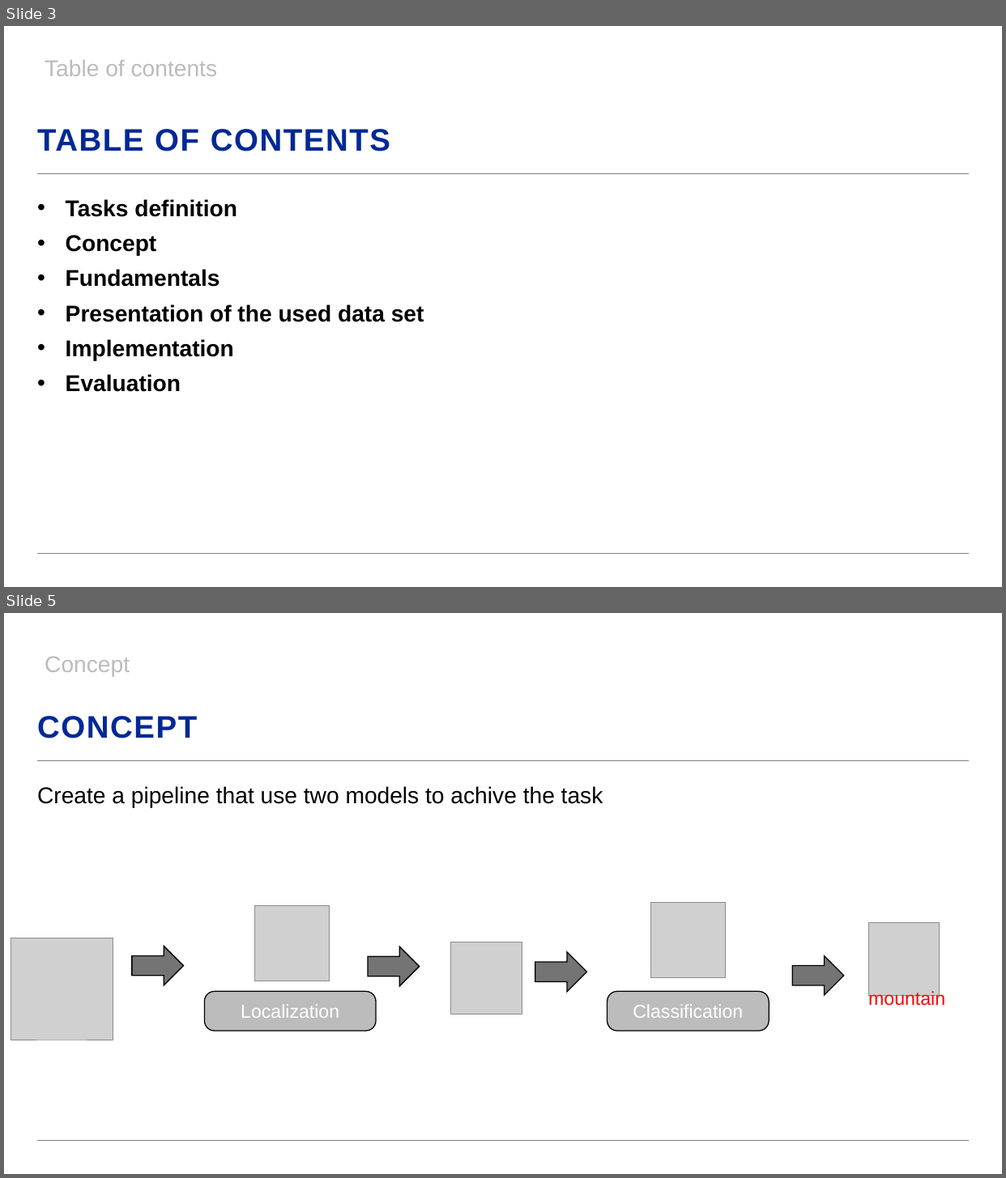
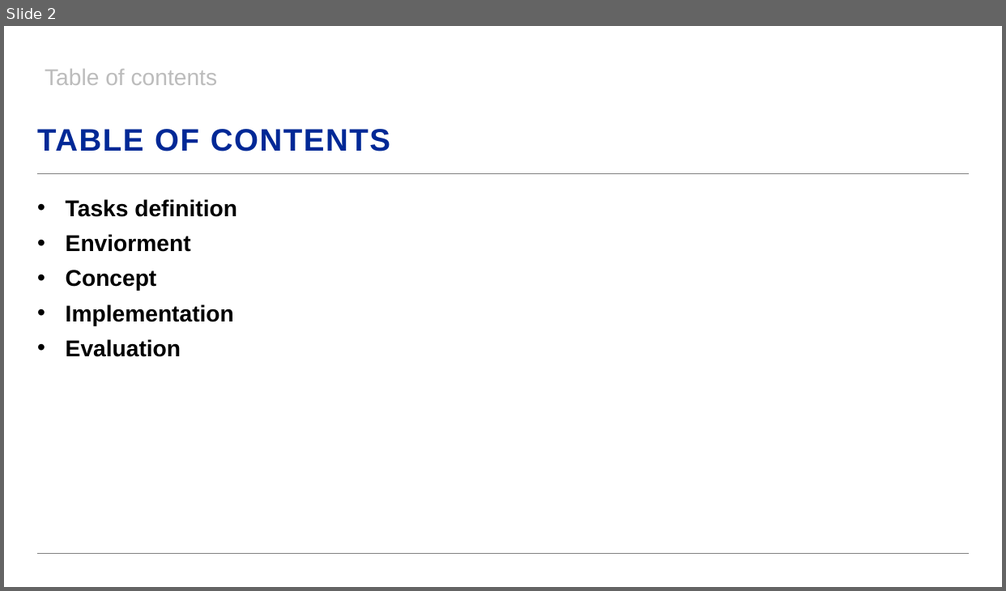
Before and after one commit to dominik-buecher/Architectur_Planning, a slide deck: Architecture_and_Planning.pptx. Shown one above the other, each under a label of ours: slides 3 and 5 before the commit, slide 2 after it; the slides between them are not shown. The pictures are 1006x1178 and 1006x591 pixels, drawn with LibreOffice and Linux fonts; fonts in the diff are those of the drawing; grey boxes stand for pictures; background and template pictures are left out. Boxes give left, top, right and bottom in pixels: in the first picture for what was removed or moved away, otherwise in the second. Text is boxed around its words. In the diff, an @@ line names an element or a change of style, - is before the commit and + after.

```diff
--- a/Architecture_and_Planning.pptx
+++ b/Architecture_and_Planning.pptx
@@ slide 5 removed at [4,613,1002,1174], background #FFFFFF; not listed: 2 template elements that a slide beside it also shows @@
@@ text removed at [44,656,130,677] @@
-Concept
@@ title removed at [37,716,197,739] @@
-CONCEPT
@@ text removed at [37,786,603,808] @@
-Create a pipeline that use two models to achive the task
@@ picture removed at [651,903,726,977] @@
@@ picture removed at [255,906,330,982] @@
@@ picture removed at [868,923,939,995] @@
@@ picture removed at [10,939,113,1041] @@
@@ right arrow removed at [132,946,184,986] @@
@@ right arrow removed at [368,947,420,986] @@
@@ picture removed at [451,943,522,1015] @@
@@ right arrow removed at [535,952,587,992] @@
@@ right arrow removed at [792,956,844,995] @@
@@ rounded rectangle removed at [205,992,376,1032] @@
-Localization
@@ rounded rectangle removed at [607,992,769,1032] @@
-Classification
@@ text removed at [868,990,945,1010] @@
-mountain
@@ what was slide 3 is now slide 2 @@
@@ slide 2 changed as well @@
@@ text "Table of contents": place and size @@
-text "Table of contents" at [44,60,218,76]
+text "Table of contents" at [44,69,218,85]
@@ text at [66,234,191,252]: paragraph added @@
+• Enviorment
@@ text at [66,269,424,322]: paragraphs removed @@
-• Fundamentals
-• Presentation of the used data set
```
Also in this commit, not shown: 13 slides added, 4 other slides removed, 21 other files.
